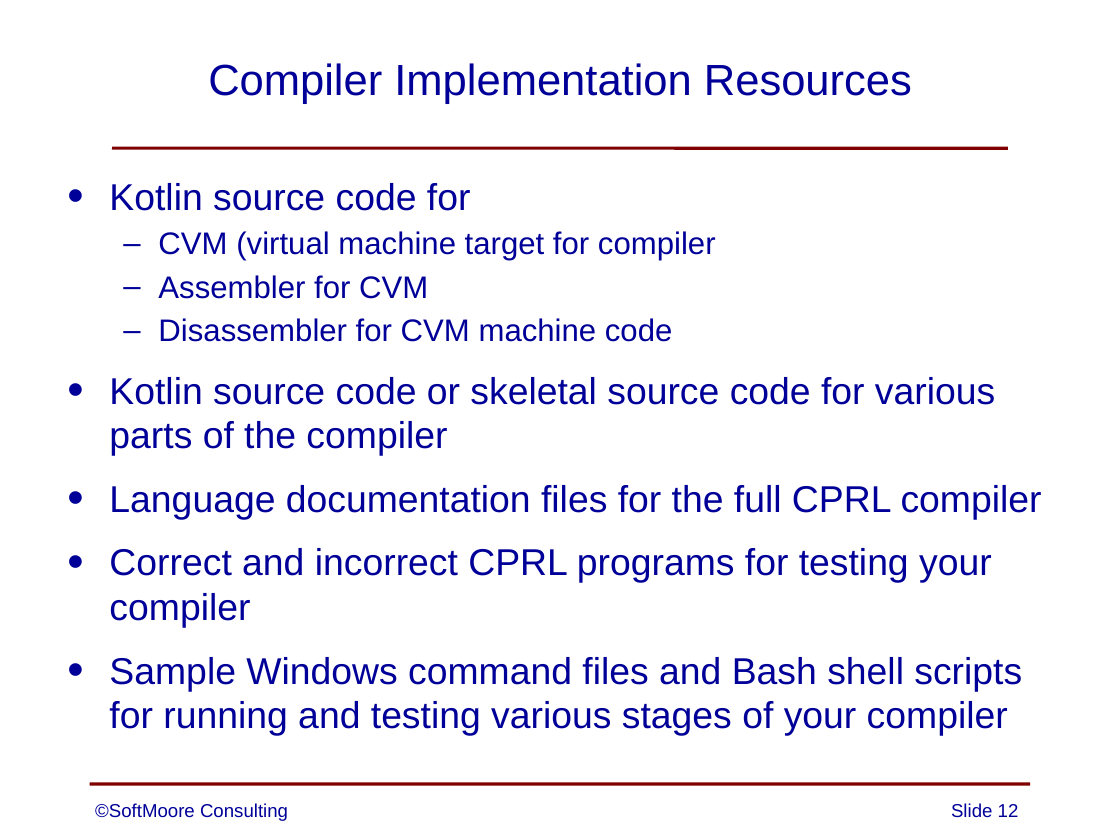
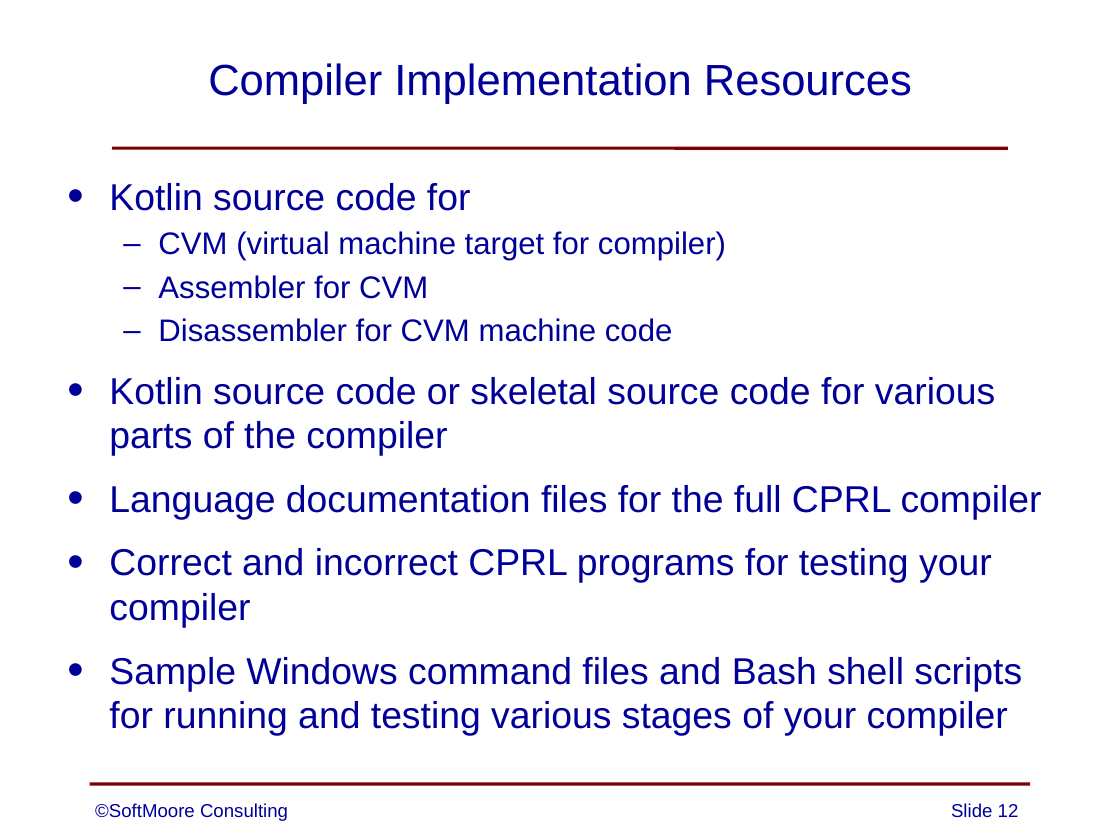
Before and after one commit to SoftMoore/CPRL-Kt, a slide deck: slide 12 of PowerPoint/00 - Teaching Compiler Design.pptx. Drawn at 1120x840 pixels with LibreOffice and Linux fonts; fonts in the diff are those of the drawing. Boxes give left, top, right and bottom in pixels: in the first picture for what was removed or moved away, otherwise in the second. Text is boxed around its words. In the diff, an @@ line names an element or a change of style, - is before the commit and + after.

Commit message:
minor tweak to one slide

```diff
--- a/PowerPoint/00 - Teaching Compiler Design.pptx
+++ b/PowerPoint/00 - Teaching Compiler Design.pptx
@@ text at (158,231,726,261): text changed @@
-  – CVM (virtual machine target for compiler
+  – CVM (virtual machine target for compiler)
```
